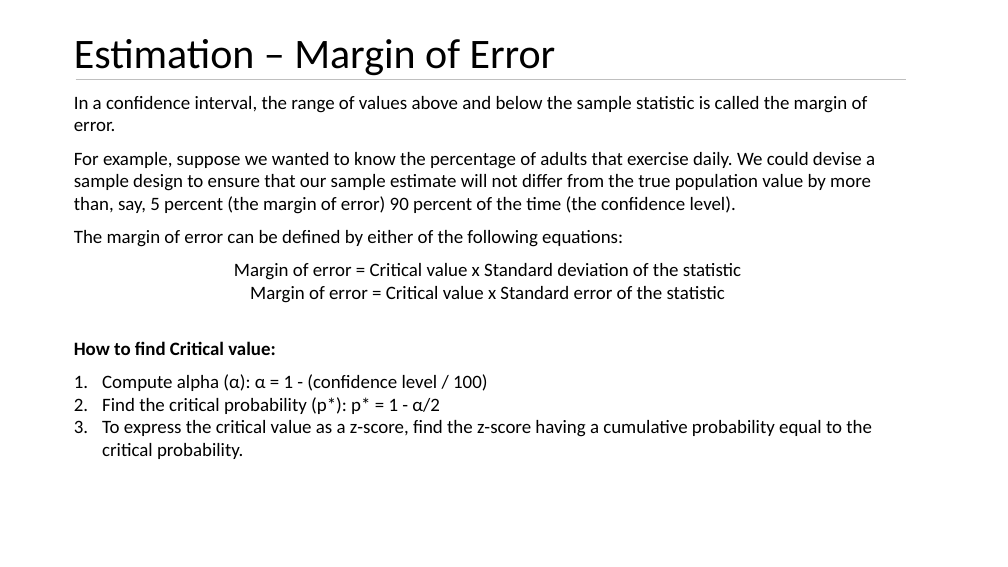
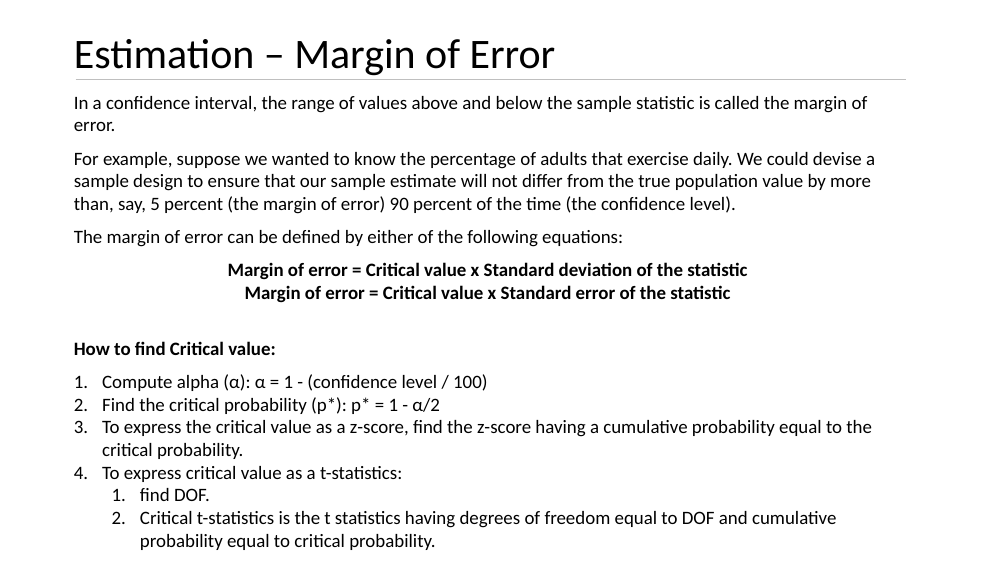
Before and after one commit to kushkul/Intro-to-Analytics, a slide deck: slide 41 of Statistics/Lesson 7 Inferential Statistics.pptx. Drawn at 1008x567 pixels with LibreOffice and Linux fonts; fonts in the diff are those of the drawing. Boxes give left, top, right and bottom in pixels: in the first picture for what was removed or moved away, otherwise in the second. Text is boxed around its words. In the diff, an @@ line names an element or a change of style, - is before the commit and + after.

Commit message:
Complete Estimation

```diff
--- a/Statistics/Lesson 7 Inferential Statistics.pptx
+++ b/Statistics/Lesson 7 Inferential Statistics.pptx
@@ text at <box>228,262,747,303</box>: bold on in "Margin of error = Critical value x ..." @@
@@ text at <box>102,466,836,550</box>: paragraphs added @@
+4. To express critical value as a t-statistics:
+  1. find DOF.
+  2. Critical t-statistics is the t statistics having degrees of freedom equal to DOF and cumulative probability equal to critical probability.
```
Also in this commit, not shown: 5 slides added.
